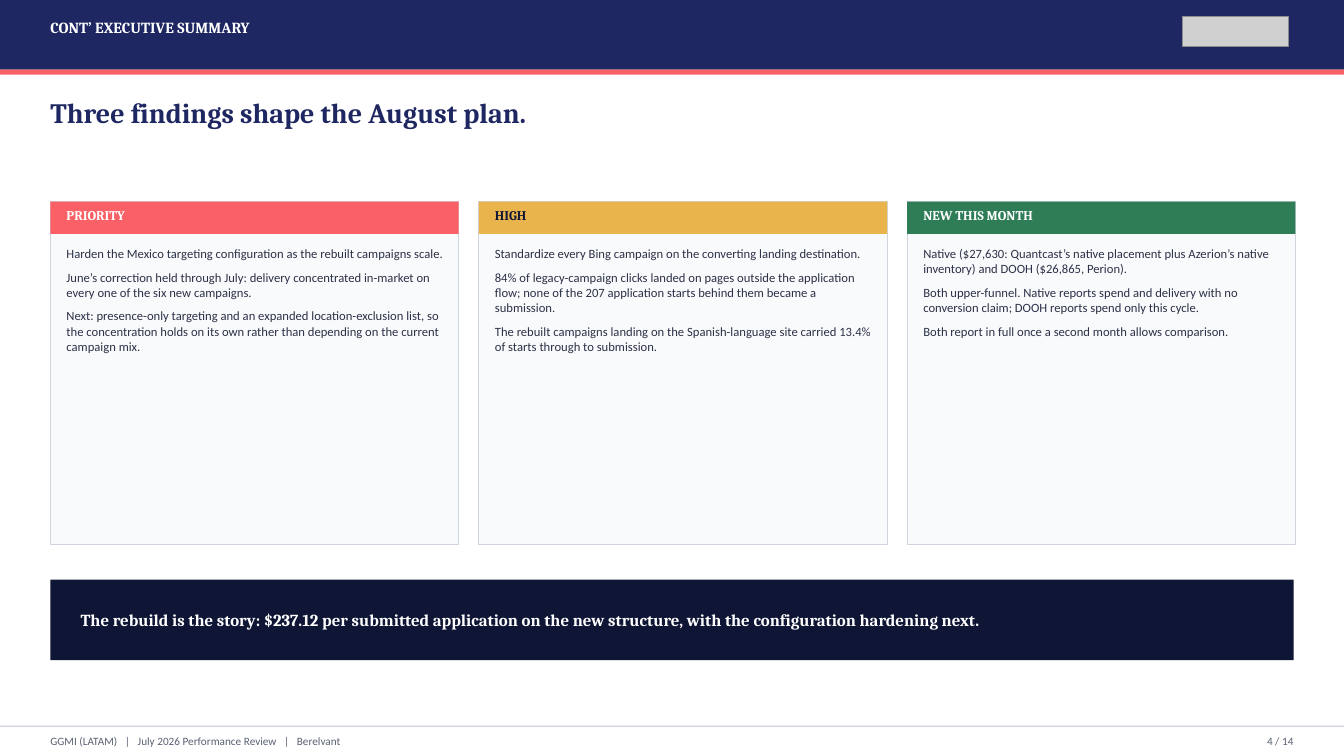
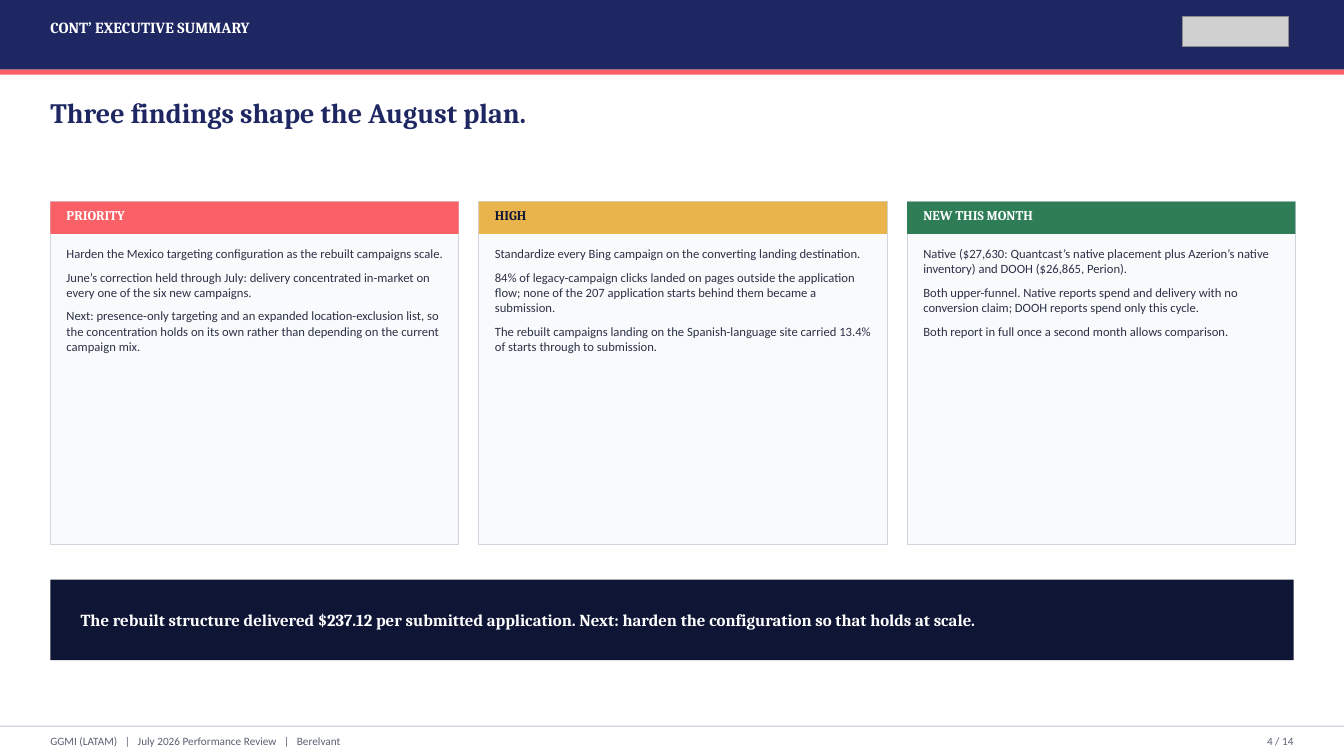
Before and after one commit to hablapro/brlvnt-reporting-hub, a slide deck: slide 4 of reports/forex/ggmi/2026-07/output/GGMI_LATAM_July_2026_Performance_Review.pptx. Drawn at 1344x756 pixels with LibreOffice and Linux fonts; fonts in the diff are those of the drawing; grey boxes stand for pictures. Boxes give left, top, right and bottom in pixels: in the first picture for what was removed or moved away, otherwise in the second. Text is boxed around its words. In the diff, an @@ line names an element or a change of style, - is before the commit and + after.

```diff
--- a/reports/forex/ggmi/2026-07/output/GGMI_LATAM_July_2026_Performance_Review.pptx
+++ b/reports/forex/ggmi/2026-07/output/GGMI_LATAM_July_2026_Performance_Review.pptx
@@ text at (81, 613, 975, 630): text changed @@
-The rebuild is the story: $237.12 per submitted application on the new structure, with the configuration hardening next.
+The rebuilt structure delivered $237.12 per submitted application. Next: harden the configuration so that holds at scale.
```
Also in this commit, not shown: 4 other slides changed, 3 other files.
